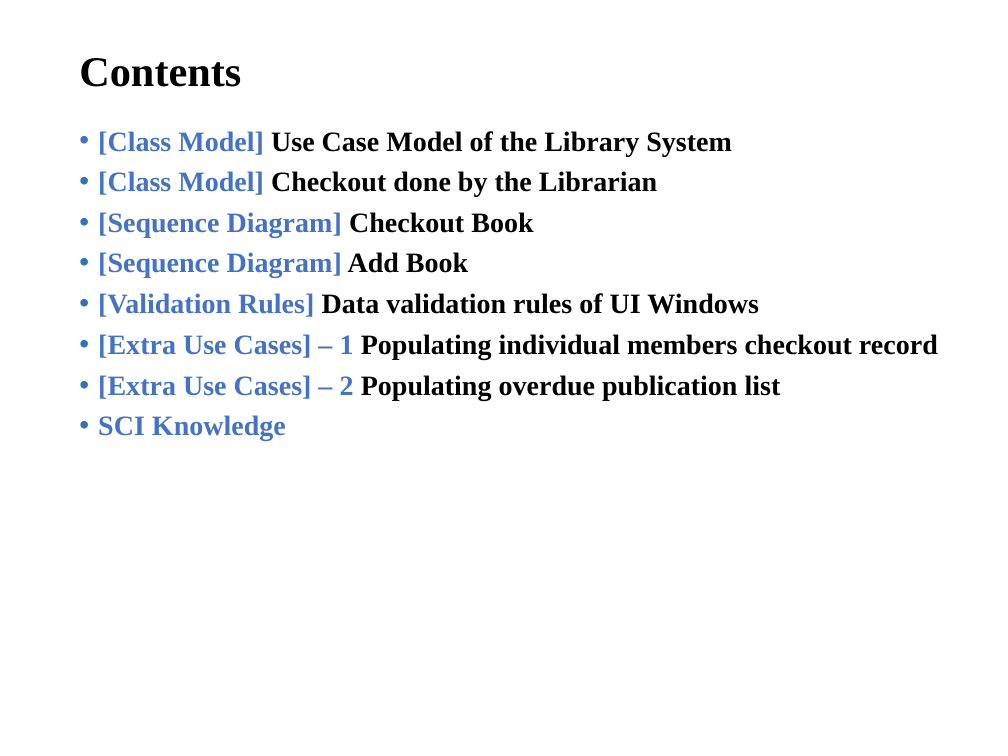
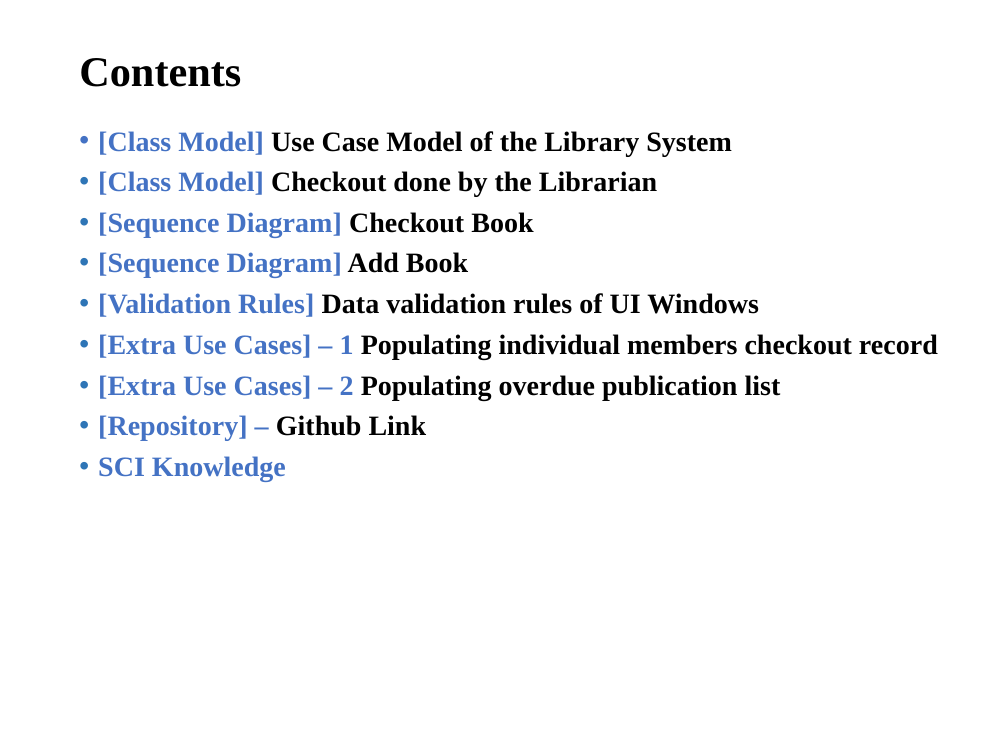
Before and after one commit to vijay9711/MPP_Project, a slide deck: slide 2 of doc/Presentation File.pptx. Drawn at 1008x756 pixels with LibreOffice and Linux fonts; fonts in the diff are those of the drawing. Boxes give left, top, right and bottom in pixels: in the first picture for what was removed or moved away, otherwise in the second. Text is boxed around its words. In the diff, an @@ line names an element or a change of style, - is before the commit and + after.

```diff
--- a/doc/Presentation File.pptx
+++ b/doc/Presentation File.pptx
@@ text at bbox=[98, 415, 427, 441]: paragraph added @@
+• [Repository] – Github Link
```
Also in this commit, not shown: 3 other slides changed, 1 slide added, 5 other files.
